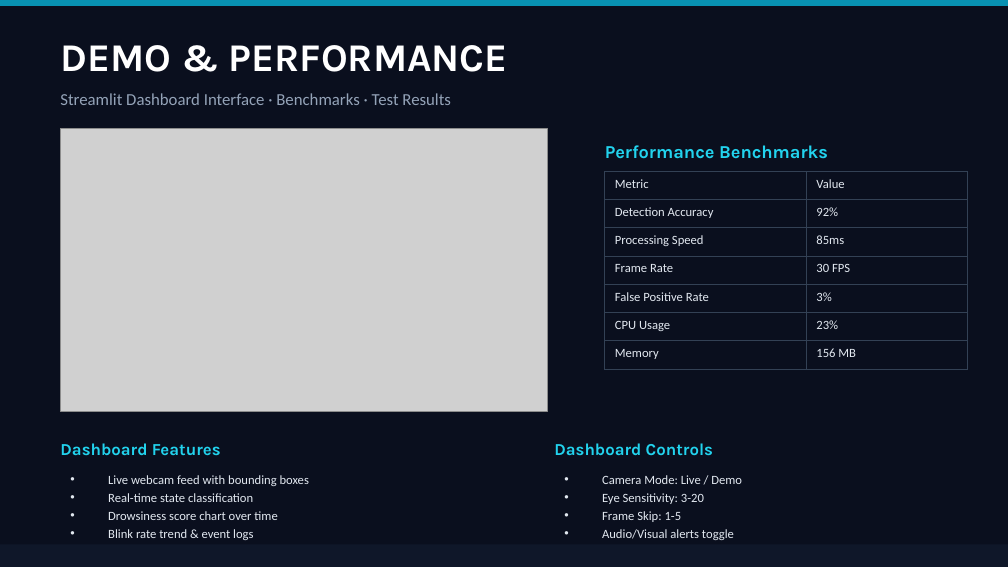
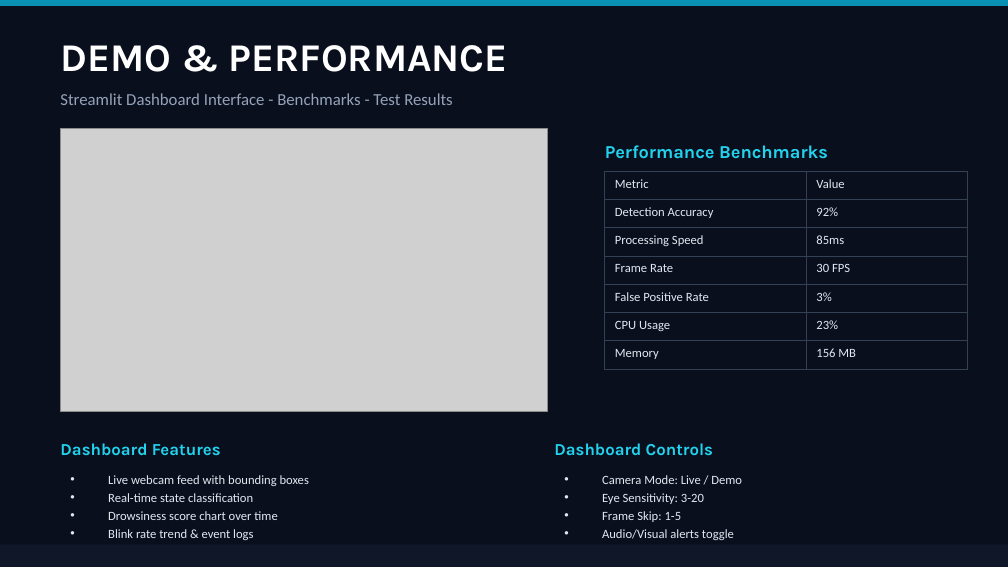
Before and after one commit to najzdev/Sleep-Alert-Car-Camera-Image-Classification-System, a slide deck: slide 8 of Sleep-Alert-Car-Camera-Image-Classification-System.pptx. Drawn at 1008x567 pixels with LibreOffice and Linux fonts; fonts in the diff are those of the drawing; grey boxes stand for pictures. Boxes give left, top, right and bottom in pixels: in the first picture for what was removed or moved away, otherwise in the second. Text is boxed around its words. In the diff, an @@ line names an element or a change of style, - is before the commit and + after.

```diff
--- a/Sleep-Alert-Car-Camera-Image-Classification-System.pptx
+++ b/Sleep-Alert-Car-Camera-Image-Classification-System.pptx
@@ text at <box>60,93,453,105</box>: text changed @@
-Streamlit Dashboard Interface · Benchmarks · Test Results
+Streamlit Dashboard Interface - Benchmarks - Test Results
```
Also in this commit, not shown: 9 other slides changed.
